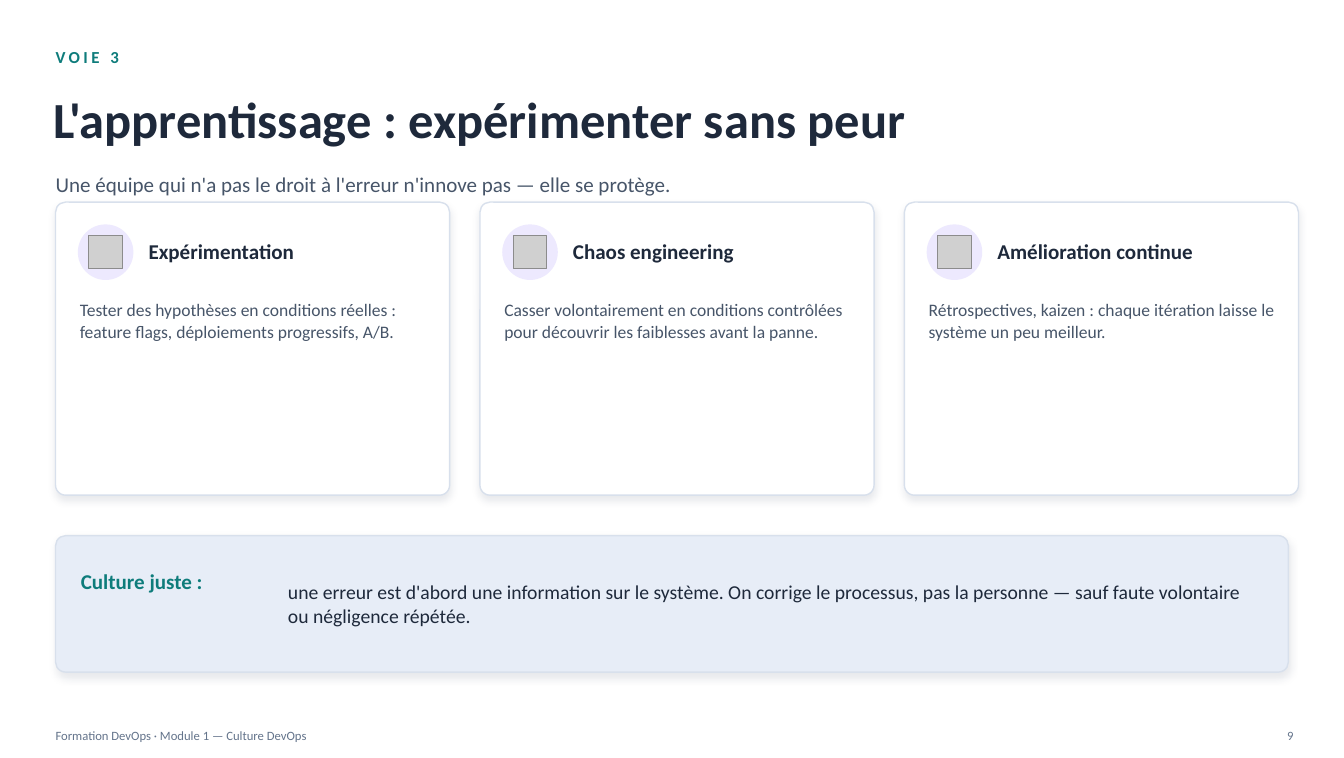
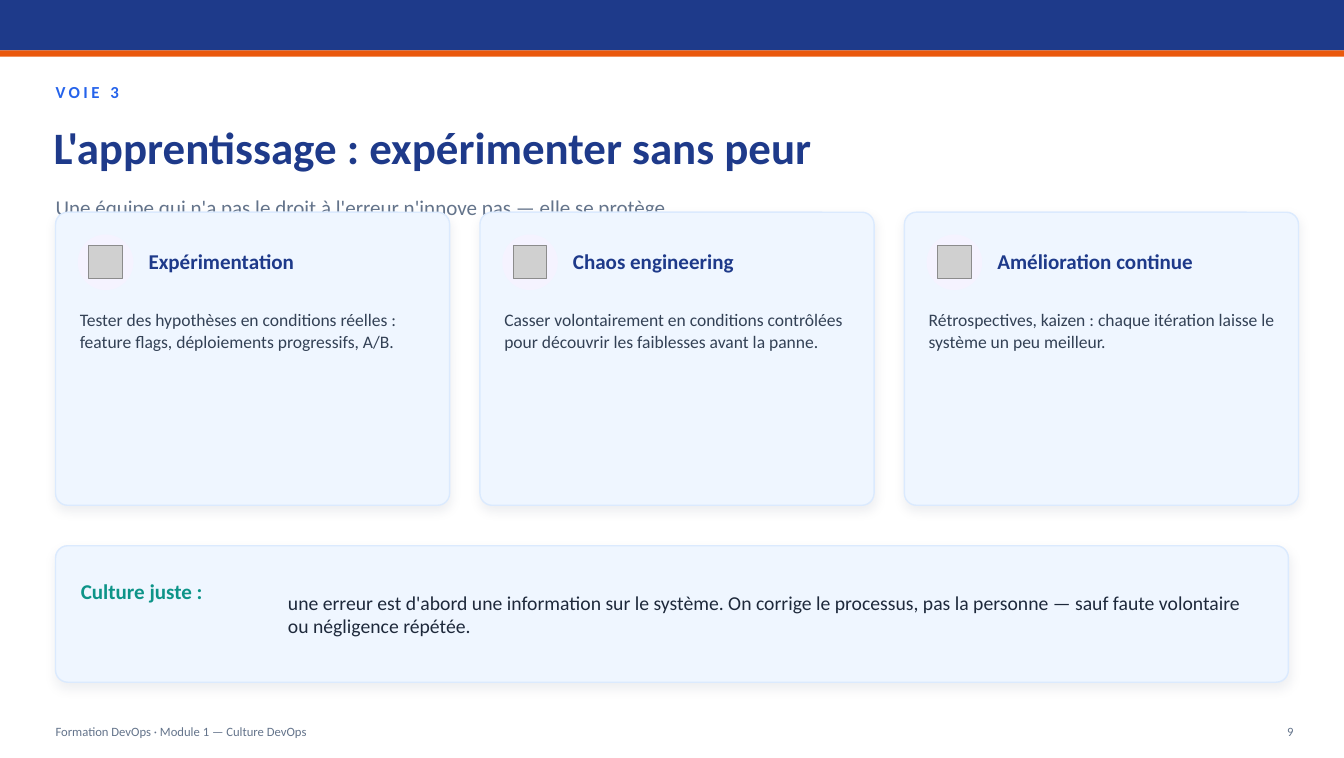
Before and after one commit to TopheC/Formation-DevOps, a slide deck: slide 9 of module-01-culture-devops/Formation-DevOps-Module-01-Culture.pptx. Drawn at 1344x758 pixels with LibreOffice and Linux fonts; fonts in the diff are those of the drawing; grey boxes stand for pictures. Boxes give left, top, right and bottom in pixels: in the first picture for what was removed or moved away, otherwise in the second. Text is boxed around its words. In the diff, an @@ line names an element or a change of style, - is before the commit and + after.

Commit message:
Module 1 : refonte thème Enterprise Blue (bandeau bleu/orange, correction contraste slides dark)

```diff
--- a/module-01-culture-devops/Formation-DevOps-Module-01-Culture.pptx
+++ b/module-01-culture-devops/Formation-DevOps-Module-01-Culture.pptx
@@ rectangle added at box(0, 0, 1344, 51), fill #1E3A8A @@
@@ rectangle added at box(0, 51, 1344, 57), fill #EA580C @@
@@ text "VOIE 3": place and size @@
-text "VOIE 3" at box(56, 52, 119, 63)
+text "VOIE 3" at box(56, 87, 119, 98)
@@ text "VOIE 3" at box(56, 87, 119, 98): text colour #0E7C7B to #2563EB @@
@@ text "L'apprentissage : expérimenter sans peur": place and size @@
-text "L'apprentissage : expérimenter sans peur" at box(54, 102, 906, 147)
+text "L'apprentissage : expérimenter sans peur" at box(54, 132, 811, 172)
@@ text "L'apprentissage : expérimenter sans peur" at box(54, 132, 811, 172): size 36 to 32 pt, text colour #1E293B to #1E3A8A @@
@@ text "Une équipe qui n'a pas ...": place and size @@
-text "Une équipe qui n'a pas ..." at box(56, 177, 670, 196)
+text "Une équipe qui n'a pas ..." at box(56, 200, 670, 215)
@@ text "Une équipe qui n'a pas ..." at box(56, 200, 670, 215): text colour #475569 to #64748B @@
@@ fill #FFFFFF to #EFF6FF; outline #D8E0EC 1 pt to #DBEAFE 1 pt; shadow changed; proportions changed in 3 elements at box(56, 212, 450, 505), box(480, 212, 874, 505), box(904, 212, 1299, 505) @@
@@ fill #EDE9FE to #F5F3FF in 3 elements at box(78, 234, 133, 290), box(502, 234, 558, 290), box(927, 234, 982, 290) @@
@@ text colour #1E293B to #1E3A8A in 3 elements at box(149, 254, 294, 273), box(573, 254, 733, 273), box(997, 254, 1193, 269) @@
@@ text colour #475569 to #334155 in 3 elements at box(80, 314, 394, 351), box(504, 314, 843, 351), box(929, 314, 1274, 351) @@
@@ 8 texts, 4 rounded rectangles, 3 pictures, 3 ellipses: place and size @@
-8 texts, 4 rounded rectangles, 3 pictures, 3 ellipses at box(56, 202, 1299, 672)
+8 texts, 4 rounded rectangles, 3 pictures, 3 ellipses at box(56, 212, 1299, 682)
@@ rounded rectangle at box(56, 546, 1288, 682): fill #E7EDF7 to #EFF6FF; outline #D8E0EC 1 pt to #DBEAFE 1 pt; shadow changed; proportions changed @@
@@ text "Culture juste :" at box(81, 584, 192, 603): text colour #0E7C7B to #0D9488 @@
@@ text "Formation DevOps · Module 1 ...": place and size @@
-text "Formation DevOps · Module 1 ..." at box(56, 731, 307, 742)
+text "Formation DevOps · Module 1 ..." at box(56, 727, 307, 738)
@@ text "9": place and size @@
-text "9" at box(1287, 732, 1293, 740)
+text "9" at box(1287, 728, 1293, 736)
```
Also in this commit, not shown: 17 other slides changed.
